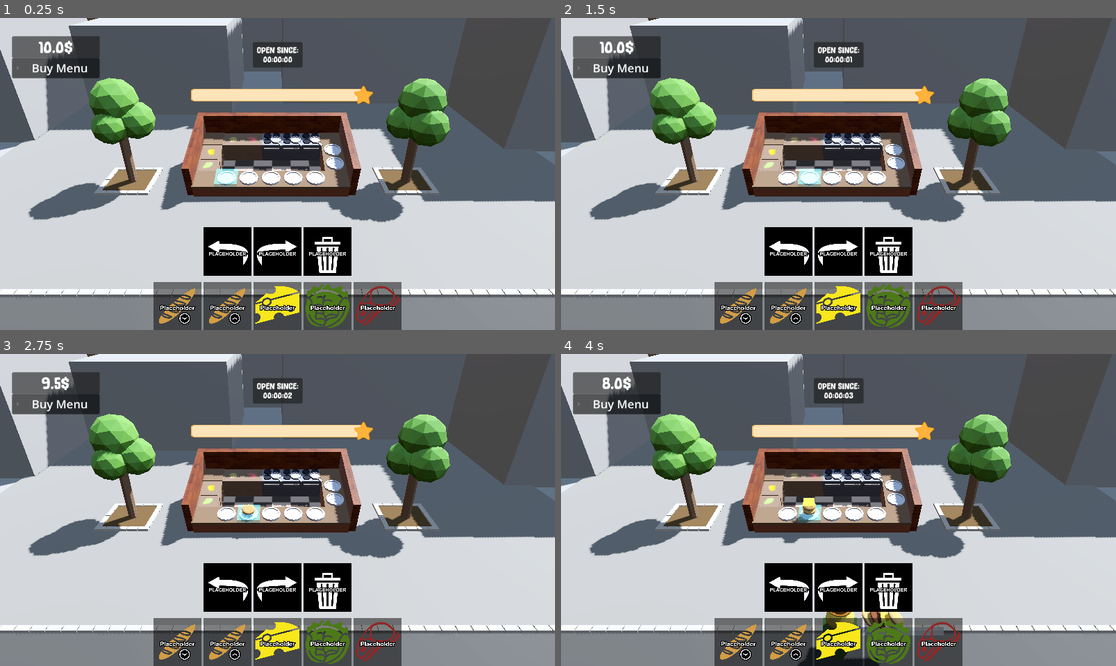
Above: before the commit, frames 1-4 (two rows, left to right).
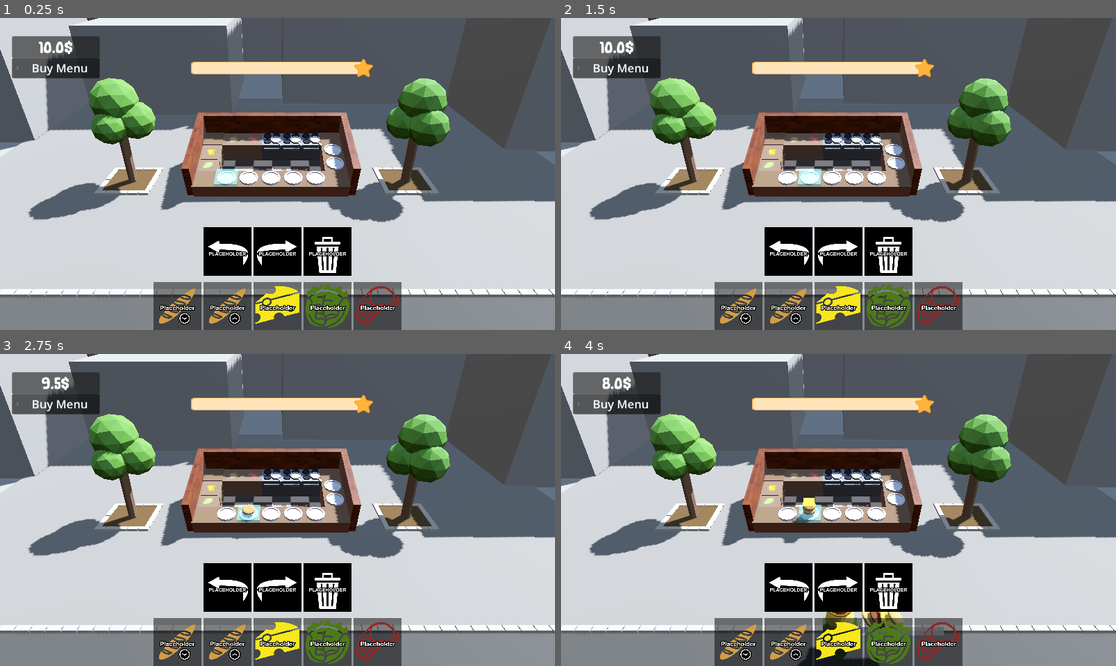
Above: after the commit, the same moments.

Repository: thewasmans/2026-game-jam-burger-truck
Game: Godot game, scene res://scenes/main.tscn
Same seed, same stepped clock (60 frames per second), same inputs: the game is played once before the commit and once after it.
Inputs (mouse positions are in pixels of both pictures, inside the frame that each line leads up to):
- Up to frame 1 (0.25 s): no input
- Up to frame 2 (1.5 s): click (788, 252) at 0.5 s; click (838, 252) at 1.25 s
- Up to frame 3 (2.75 s): click (177, 641) at 2.02 s
- Up to frame 4 (4 s): click (788, 641) at 2.77 s; click (838, 641) at 3.52 s

The runs differ from the first frame. In frame 1, 3.1% of the frame differs, in the area x 34-68%, y 7-28%; in frame 2, 3.1%; in frame 3, 3.1%; in frame 4, 3.1%.

Commit message:
change score timer script for timer_board

Diff:
--- /dev/null
+++ b/contents/prefabs/kitchen/timer_board.tscn
@@ -0,0 +1,47 @@
+[gd_scene format=3 uid="uid://18yckut1bvmj"]
+
+[ext_resource type="Script" uid="uid://dxgp27gfp76am" path="res://scripts/ui/score_timer_ui.gd" id="1_4srj0"]
+
+[sub_resource type="StandardMaterial3D" id="StandardMaterial3D_4srj0"]
+albedo_color = Color(0.61114883, 0.9974908, 0.6877138, 1)
+emission_enabled = true
+emission = Color(0.07333376, 0.43038115, 0.61284584, 1)
+emission_energy_multiplier = 0.58
+
+[sub_resource type="BoxMesh" id="BoxMesh_1x022"]
+material = SubResource("StandardMaterial3D_4srj0")
+
+[node name="TimerBoard" type="Node3D" unique_id=879052196 node_paths=PackedStringArray("timer_label")]
+script = ExtResource("1_4srj0")
+timer_label = NodePath("Label3D")
+
+[node name="MeshInstance3D" type="MeshInstance3D" parent="." unique_id=728976690]
+transform = Transform3D(1, 0, 0, 0, 2, 0, 0, 0, 0.3, 0, 1.8507714, 0)
+mesh = SubResource("BoxMesh_1x022")
+
+[node name="MeshInstance3D2" type="MeshInstance3D" parent="." unique_id=1467979251]
+transform = Transform3D(0.19687712, 0, 0, 0, 2, 0, 0, 0, 0.45487225, 0.5463072, 1.8507714, 0)
+mesh = SubResource("BoxMesh_1x022")
+
+[node name="MeshInstance3D3" type="MeshInstance3D" parent="." unique_id=1777937877]
+transform = Transform3D(0.19687712, 0, 0, 0, 2, 0, 0, 0, 0.45487225, -0.58851695, 1.8507714, 0)
+mesh = SubResource("BoxMesh_1x022")
+
+[node name="MeshInstance3D6" type="MeshInstance3D" parent="." unique_id=232842145]
+transform = Transform3D(0.19687712, 0, 0, 0, 0.6384454, 0, 0, 0, 0.23865108, -0.04667592, 0.45039645, 0)
+mesh = SubResource("BoxMesh_1x022")
+
+[node name="MeshInstance3D7" type="MeshInstance3D" parent="." unique_id=2046652779]
+transform = Transform3D(1.1340609, 0, 0, 0, 0.18561228, 0, 0, 0, 1.2249252, -0.04667592, 0.028395861, 0)
+mesh = SubResource("BoxMesh_1x022")
+
+[node name="MeshInstance3D4" type="MeshInstance3D" parent="." unique_id=523432731]
+transform = Transform3D(-8.605772e-09, 1.335867, 0, -0.19687712, -5.8392605e-08, 0, 0, 0, 0.45487225, -0.020408034, 2.8046737, 0)
+mesh = SubResource("BoxMesh_1x022")
+
+[node name="MeshInstance3D5" type="MeshInstance3D" parent="." unique_id=566961030]
+transform = Transform3D(-8.605772e-09, 1.335867, 0, -0.19687712, -5.8392605e-08, 0, 0, 0, 0.45487225, -0.020408034, 0.79559714, 0)
+mesh = SubResource("BoxMesh_1x022")
+
+[node name="Label3D" type="Label3D" parent="." unique_id=615302430]
+transform = Transform3D(-1, 0, 8.742278e-08, 0, 1, 0, -8.742278e-08, 0, -1, 0, 1.952822, -0.1800667)
--- a/contents/prefabs/ui/game_ui.tscn
+++ b/contents/prefabs/ui/game_ui.tscn
@@ -2,7 +2,6 @@
 
 [ext_resource type="Script" uid="uid://b8ox1k3noecv8" path="res://scripts/ui/game_ui.gd" id="1_84on6"]
 [ext_resource type="Theme" uid="uid://bfmopjudgwf0u" path="res://contents/ui/in_game_theme.tres" id="1_ajtxk"]
-[ext_resource type="Script" uid="uid://dxgp27gfp76am" path="res://scripts/ui/score_timer_ui.gd" id="2_ajtxk"]
 [ext_resource type="Theme" uid="uid://cvnnsdpuxjgqj" path="res://contents/ui/ingredients_theme.tres" id="3_uuvj8"]
 [ext_resource type="Texture2D" uid="uid://dw8hm6hguqk20" path="res://contents/ui/assets/left_arrow.png" id="5_nkv2q"]
 [ext_resource type="PackedScene" uid="uid://b8q3ynq5ni8tq" path="res://contents/prefabs/ui/buy_menu_ui.tscn" id="5_ytt4t"]
@@ -39,46 +38,15 @@
 button_delete = NodePath("HBoxControl/ButtonDelete")
 container_furnitures = NodePath("Money/FoldableContainer/GridContainer")
 
-[node name="Panel" type="Panel" parent="." unique_id=1249262908]
-layout_mode = 1
-anchors_preset = 5
-anchor_left = 0.5
-anchor_right = 0.5
-offset_left = -51.5
-offset_top = 50.0
-offset_right = 51.500122
-offset_bottom = 103.0
-grow_horizontal = 2
-
-[node name="Label" type="Label" parent="Panel" unique_id=1495386712 node_paths=PackedStringArray("_timer_label")]
-layout_mode = 1
-anchors_preset = 8
-anchor_left = 0.5
-anchor_top = 0.5
-anchor_right = 0.5
-anchor_bottom = 0.5
-offset_left = -48.5
-offset_top = -26.5
-offset_right = 49.0
-offset_bottom = 26.5
-grow_horizontal = 2
-grow_vertical = 2
-text = "XX:XX:XX"
-horizontal_alignment = 1
-vertical_alignment = 1
-autowrap_mode = 2
-script = ExtResource("2_ajtxk")
-_timer_label = NodePath(".")
-
 [node name="HSlider" type="HSlider" parent="." unique_id=74886958]
 layout_mode = 1
 anchors_preset = 5
 anchor_left = 0.5
 anchor_right = 0.5
 offset_left = -179.0
-offset_top = 141.0
+offset_top = 85.0
 offset_right = 179.0
-offset_bottom = 179.0
+offset_bottom = 123.0
 grow_horizontal = 2
 mouse_filter = 2
 max_value = 10.0
--- a/scripts/ui/score_timer_ui.gd
+++ b/scripts/ui/score_timer_ui.gd
@@ -1,17 +1,17 @@
-extends Control
+extends Node3D
 
-@export var _timer_label:Label
-var _timer: float = 0.0
+@export var timer_label: Label3D
+var timer: float = 0.0
 
 func _process(delta: float) -> void:
-	_timer += delta
-	_timer_label.text = "Open since: " + _format_time(_timer)
+	timer += delta
+	timer_label.text = "Open\n since:\n " + format_time(timer)
 
-func _format_time(time_in_seconds: float) -> String:
-	var _total_seconds = int(time_in_seconds)
+func format_time(time_in_seconds: float) -> String:
+	var total_seconds = int(time_in_seconds)
 
-	var _hours = _total_seconds / 3600
-	var _minutes = (_total_seconds % 3600) / 60
-	var _seconds = _total_seconds % 60
+	var hours = total_seconds / 3600
+	var minutes = (total_seconds % 3600) / 60
+	var seconds = total_seconds % 60
 
-	return "%02d:%02d:%02d" % [_hours,_minutes,_seconds]
+	return "%02d:%02d:%02d" % [hours, minutes, seconds]
